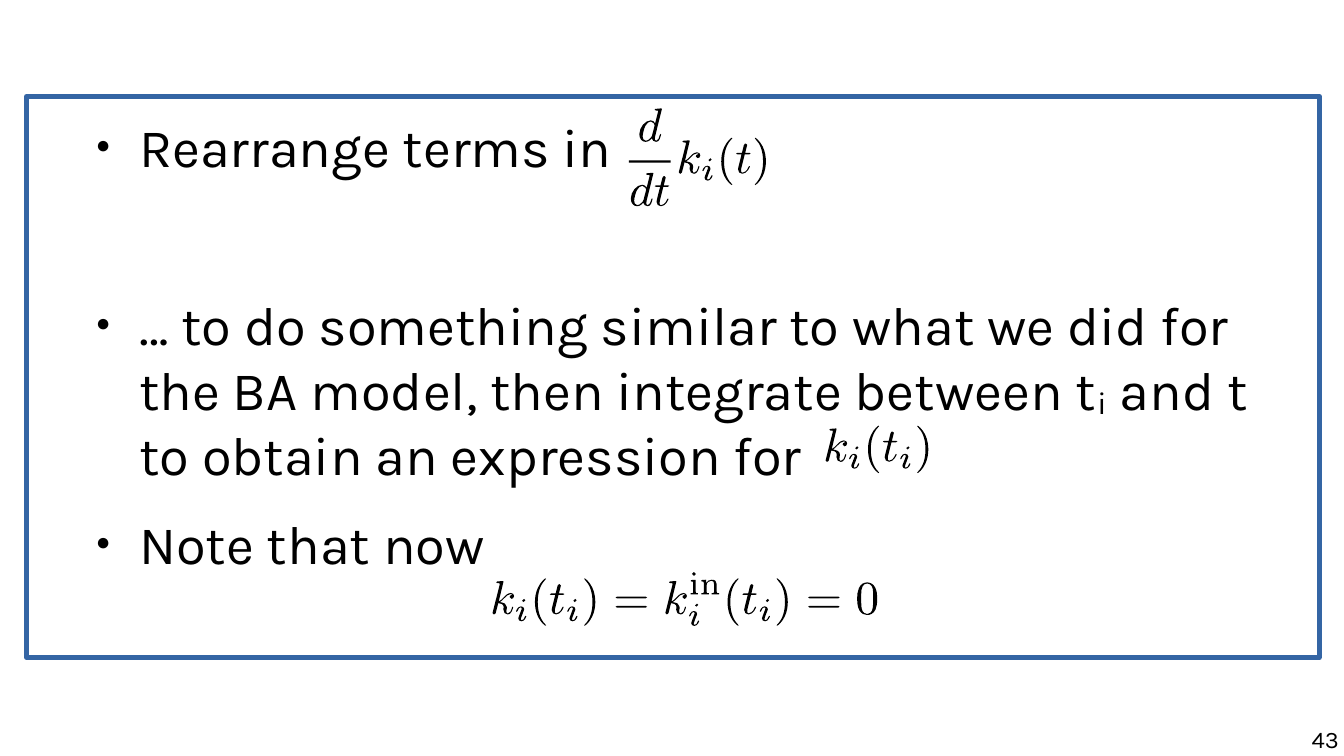
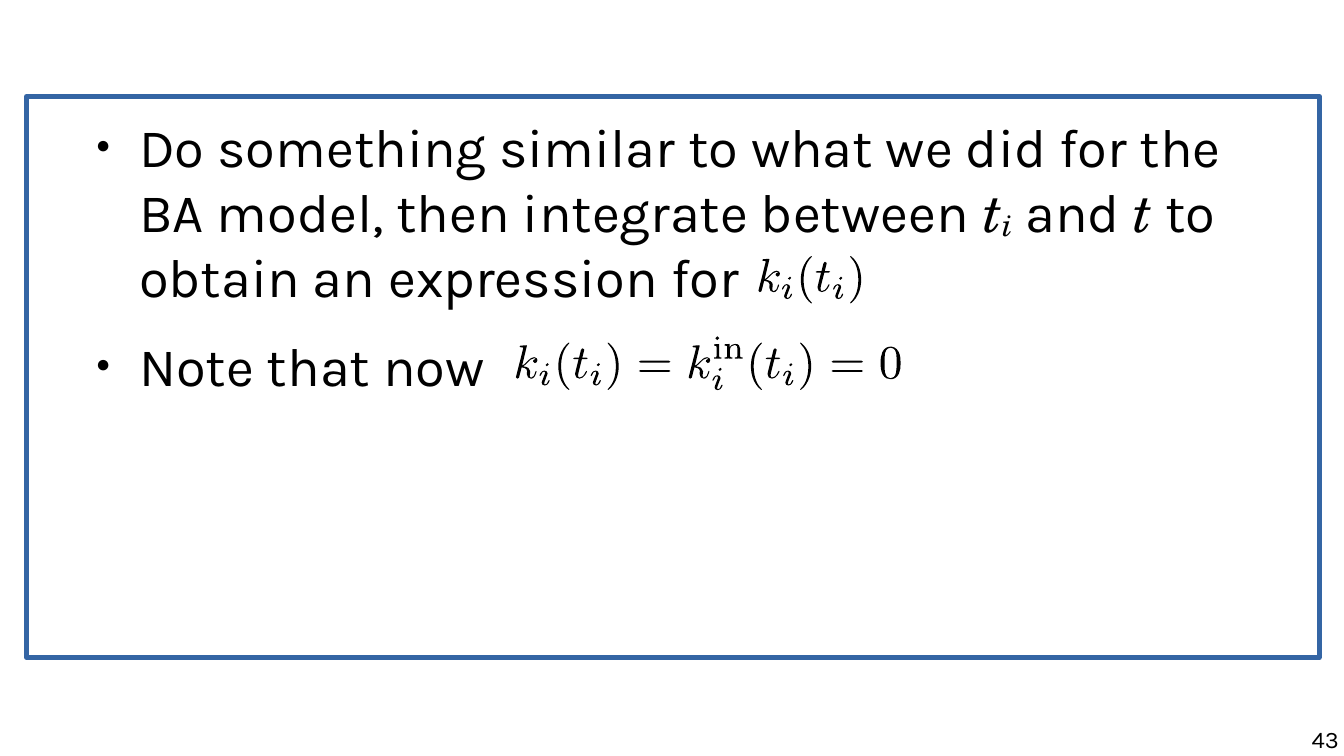
Before and after one commit to chatox/networks-science-course, a slide deck: slide 43 of theory/tt05_preferential_attachment.odp. Drawn at 1344x756 pixels with LibreOffice and Linux fonts; fonts in the diff are those of the drawing. Boxes give left, top, right and bottom in pixels: in the first picture for what was removed or moved away, otherwise in the second. Text is boxed around its words. In the diff, an @@ line names an element or a change of style, - is before the commit and + after.

```diff
--- a/theory/tt05_preferential_attachment.odp
+++ b/theory/tt05_preferential_attachment.odp
@@ freeform shape removed at bbox=[639, 109, 662, 141] @@
@@ text at bbox=[139, 129, 1221, 310]: text changed @@
-● Rearrange terms in
-● … to do something similar to what we did for the BA model, then integrate between ti and t to obtain an expression for
+● Do something similar to what we did for the BA model, then integrate between ti and t to obtain an expression for
@@ freeform shape removed at bbox=[629, 161, 671, 163] @@
@@ freeform shape removed at bbox=[631, 173, 654, 206] @@
@@ freeform shape: place and size @@
-freeform shape at bbox=[823, 426, 933, 473]
+freeform shape at bbox=[756, 256, 866, 304]
@@ freeform shape: place and size @@
-freeform shape at bbox=[737, 144, 751, 174]
+freeform shape at bbox=[759, 259, 781, 291]
@@ freeform shape: place and size @@
-freeform shape at bbox=[755, 138, 766, 185]
+freeform shape at bbox=[801, 256, 812, 304]
@@ freeform shape: place and size @@
-freeform shape at bbox=[655, 176, 670, 206]
+freeform shape at bbox=[816, 262, 831, 293]
@@ freeform shape: place and size @@
-freeform shape at bbox=[584, 578, 595, 626]
+freeform shape at bbox=[850, 256, 861, 304]
@@ freeform shape: place and size @@
-freeform shape at bbox=[702, 159, 712, 181]
+freeform shape at bbox=[782, 277, 792, 299]
@@ freeform shape: place and size @@
-freeform shape at bbox=[689, 604, 699, 626]
+freeform shape at bbox=[833, 277, 843, 299]
@@ freeform shape: place and size @@
-freeform shape at bbox=[679, 140, 701, 173]
+freeform shape at bbox=[516, 345, 538, 378]
@@ freeform shape: place and size @@
-freeform shape at bbox=[721, 138, 732, 185]
+freeform shape at bbox=[559, 343, 570, 390]
@@ freeform shape: place and size @@
-freeform shape at bbox=[535, 578, 546, 626]
+freeform shape at bbox=[607, 343, 618, 390]
@@ freeform shape: place and size @@
-freeform shape at bbox=[493, 581, 515, 613]
+freeform shape at bbox=[689, 345, 711, 378]
@@ 7 freeform shapes: place and size @@
-7 freeform shapes at bbox=[516, 572, 840, 621]
+7 freeform shapes at bbox=[539, 337, 863, 385]
@@ freeform shape: place and size @@
-freeform shape at bbox=[917, 426, 928, 473]
+freeform shape at bbox=[751, 343, 762, 390]
@@ freeform shape: place and size @@
-freeform shape at bbox=[826, 428, 848, 461]
+freeform shape at bbox=[766, 349, 781, 379]
@@ freeform shape: place and size @@
-freeform shape at bbox=[868, 426, 879, 473]
+freeform shape at bbox=[800, 343, 811, 390]
@@ freeform shape: place and size @@
-freeform shape at bbox=[883, 432, 898, 462]
+freeform shape at bbox=[881, 346, 900, 379]
@@ freeform shape: place and size @@
-freeform shape at bbox=[900, 446, 910, 468]
+freeform shape at bbox=[712, 368, 722, 390]
@@ freeform shape: place and size @@
-freeform shape at bbox=[849, 446, 859, 468]
+freeform shape at bbox=[783, 363, 793, 385]
@@ group removed at bbox=[490, 572, 879, 626]: 7 freeform shapes @@
```
Also in this commit, not shown: 19 other slides changed, 1 other file.
